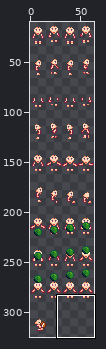
A sprite sheet gets an edit: [LittleNPC] The Farmer's Children Art - Deluxe/assets/Characters/Female/Harvey/Skin/Vanilla.png. The picture above shows the old version from afar; the outline marks the close-up.
Close-up. Old version:
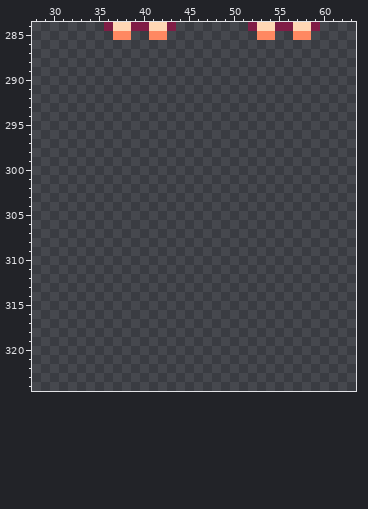
The file is 64x416 pixels. Pixels under 10% opacity are left out. Shown: x 28..63, y 284..324. The wide view leaves out empty margins.
After the commit:
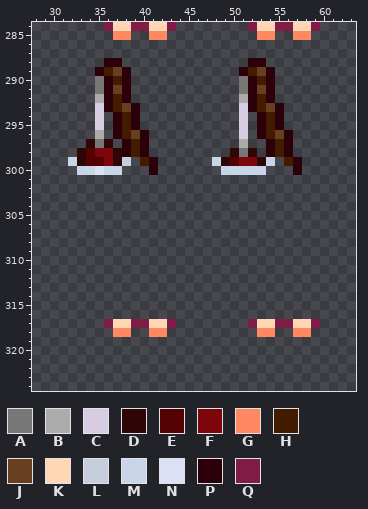
Palette (. is transparent): A #777777  B #ababab  C #d8cce2  D #2d0605  E #540102  F #7d060c  G #ff8861  H #431c00  J #69401f  K #ffd7b5  L #c6cddf  M #ddebffde  N #dbe0f5  P #2c000b  Q #801d46
What changed:
Changed rows in their new state; - is an unchanged pixel.
first column x 32:
288 ----PP--------------PP----
289 ---PHJP------------PHJP---
290 ---APHP------------APHP---
291 ---APJP------------APJP---
292 ---BPHP------------BPHP---
293 ---CPHJP-----------CPHJP--
294 ---C-PHP-----------C-PHP--
295 ---C-PHP-----------C-PHP--
296 ---B-PHJP----------C-PHJP-
297 --DAD-PHP----------B--PHP-
298 -DEFFDPHP---------DAD-PHP-
299 MDEEFDL-HP------MDEFFDM-HP
300 -MMNMM---P-------MMMMM---P
first column x 36:
317 QKKQQKKQ--------QKKQQKKQ
318 -GG--GG----------GG--GG-
